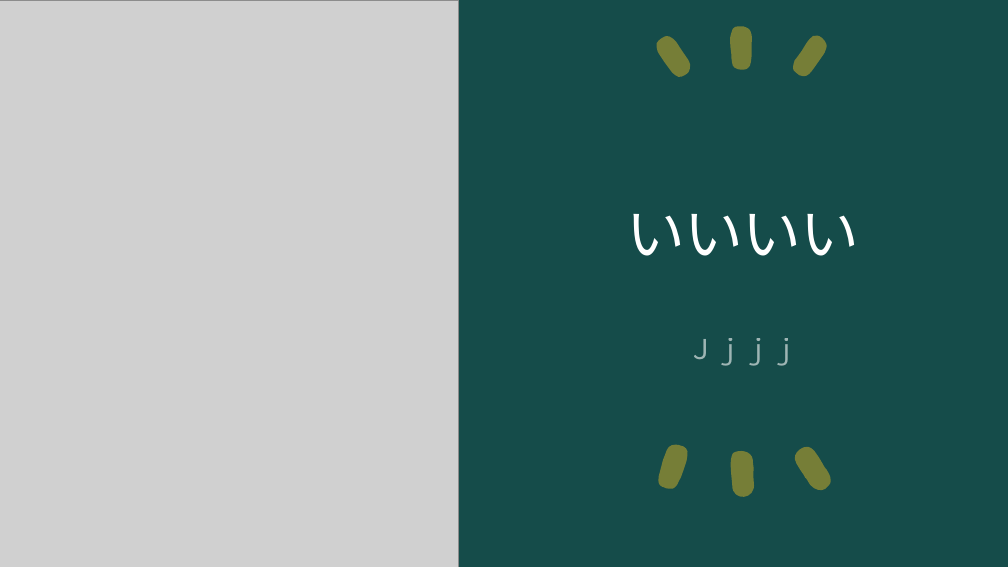
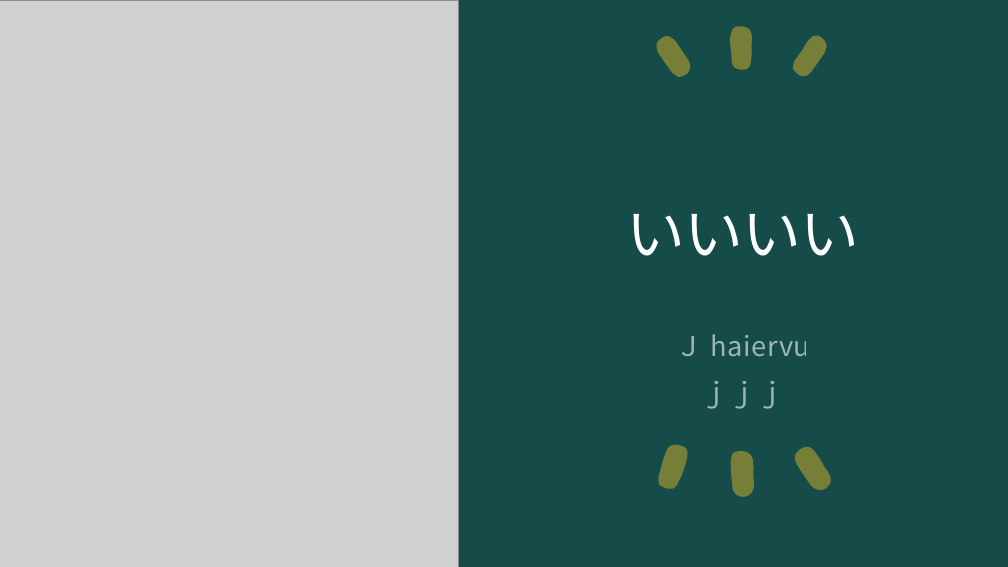
Before and after one commit to ogawa3427/utils, a slide deck: slide 1 of 2024answer/answer.pptx. Drawn at 1008x567 pixels with LibreOffice and Linux fonts; fonts in the diff are those of the drawing; grey boxes stand for pictures. Boxes give left, top, right and bottom in pixels: in the first picture for what was removed or moved away, otherwise in the second. Text is boxed around its words. In the diff, an @@ line names an element or a change of style, - is before the commit and + after.

Commit message:
aeruduj

```diff
--- a/2024answer/answer.pptx
+++ b/2024answer/answer.pptx
@@ subtitle at bbox=[675, 334, 810, 409]: text changed @@
-Ｊｊｊｊ
+Ｊ haiervu
+ｊｊｊ
```
